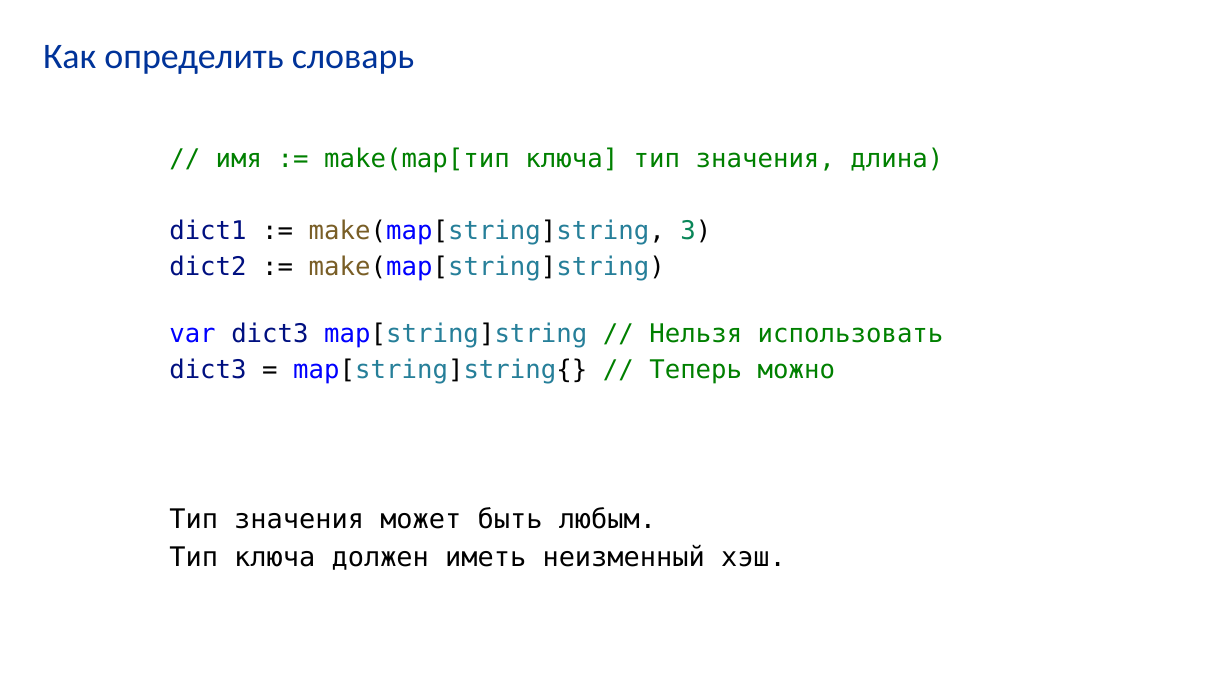
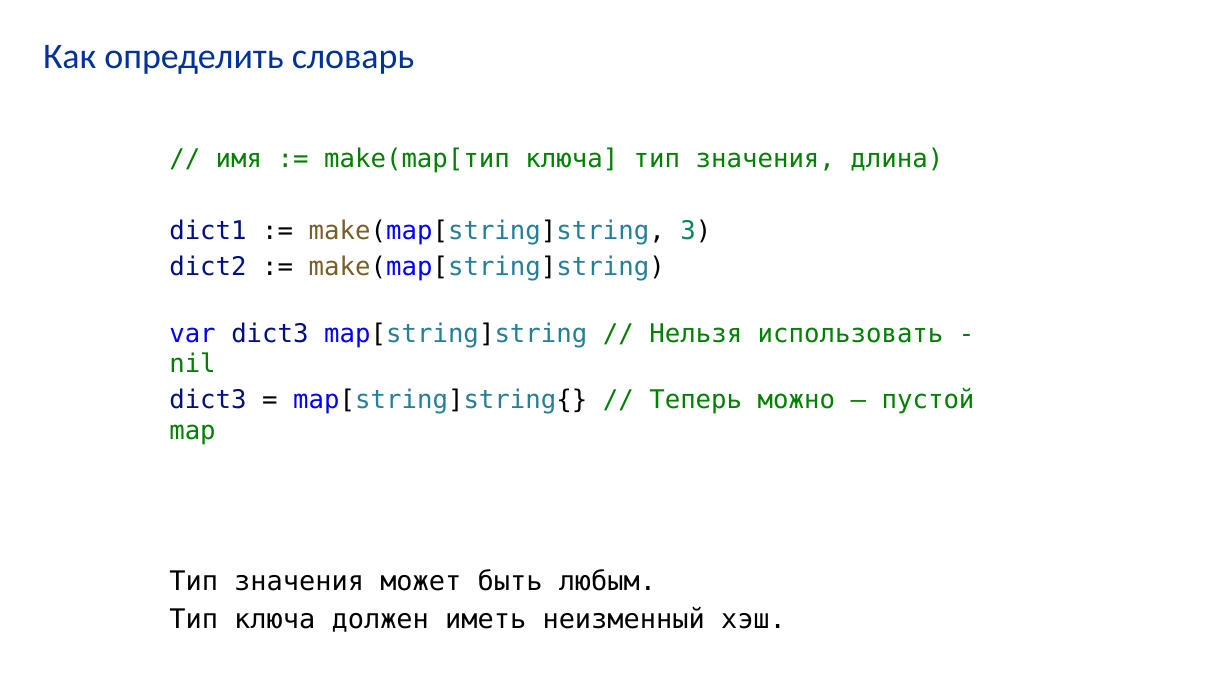
Before and after one commit to VladimirChabanov/alg_and_prog_2025, a slide deck: slide 113 of 01_lectures/lecture_06/presentation_go.pptx (slide 49 before the commit). Drawn at 1232x693 pixels with LibreOffice and Linux fonts; fonts in the diff are those of the drawing. Boxes give left, top, right and bottom in pixels: in the first picture for what was removed or moved away, otherwise in the second. Text is boxed around its words. In the diff, an @@ line names an element or a change of style, - is before the commit and + after.

```diff
--- a/01_lectures/lecture_06/presentation_go.pptx
+++ b/01_lectures/lecture_06/presentation_go.pptx
@@ text at (169,322,975,445): text changed @@
-var dict3 map[string]string // Нельзя использовать
-dict3 = map[string]string{} // Теперь можно
+var dict3 map[string]string // Нельзя использовать - nil
+dict3 = map[string]string{} // Теперь можно – пустой map
```
Also in this commit, not shown: 6 other slides changed, 77 slides added, 2 other files.
